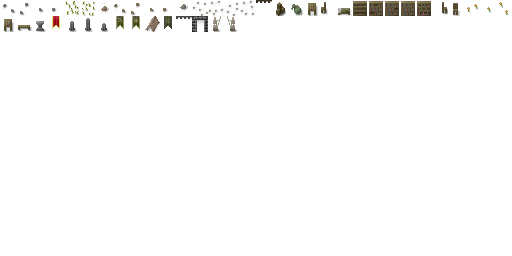
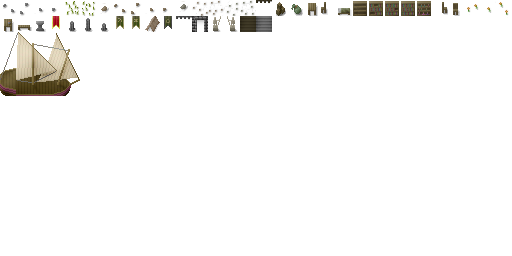
Comparing the layer stacks of the two 512px x 256px images. Changes:
painted on "shade" over [0, 16, 272, 96]
